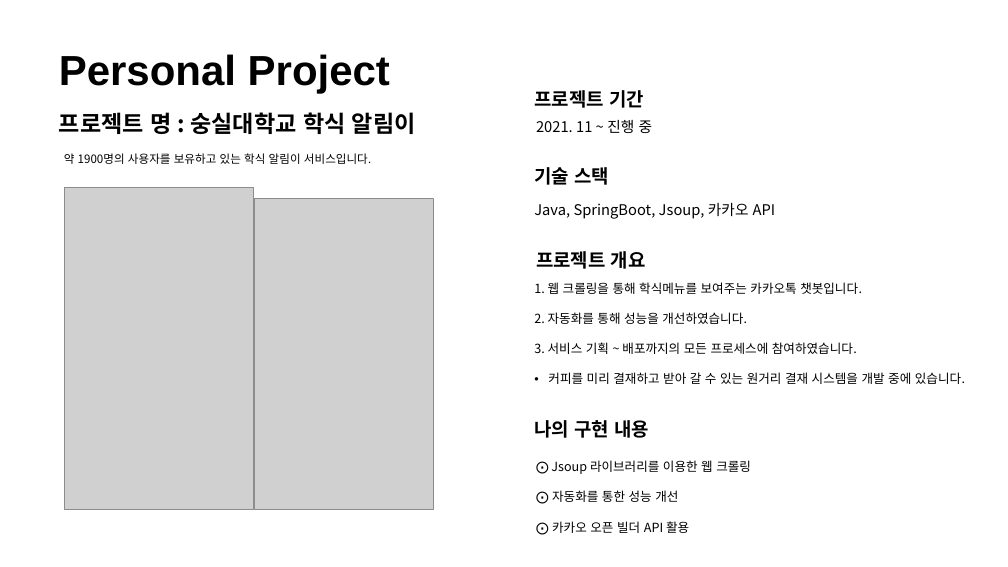
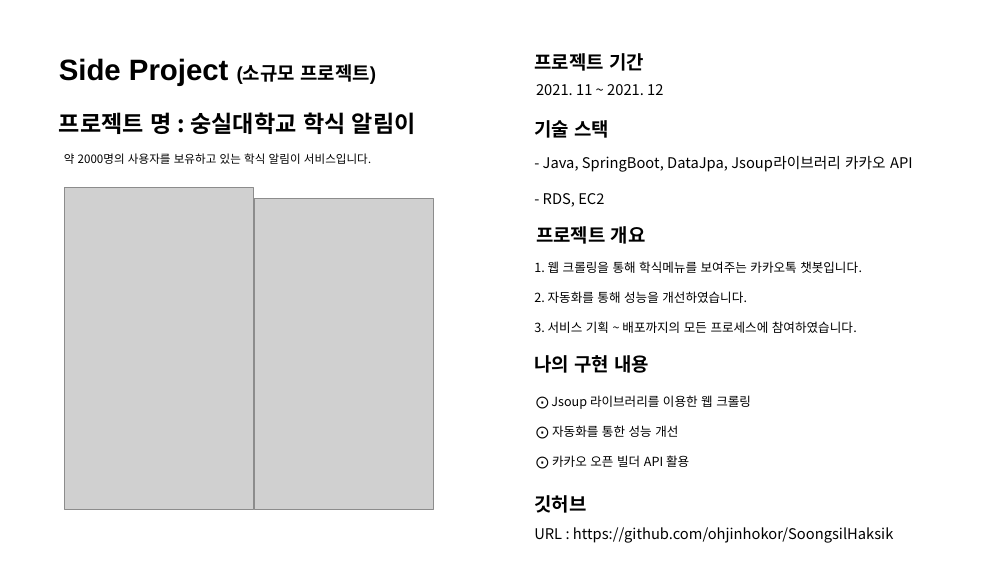
Before and after one commit to ohjinhokor/PortFolio, a slide deck: slide 6 of 오진호 포트폴리오.pptx (slide 4 before the commit). Drawn at 1008x567 pixels with LibreOffice and Linux fonts; fonts in the diff are those of the drawing; grey boxes stand for pictures; background and template pictures are left out. Boxes give left, top, right and bottom in pixels: in the first picture for what was removed or moved away, otherwise in the second. Text is boxed around its words. In the diff, an @@ line names an element or a change of style, - is before the commit and + after.

```diff
--- a/오진호 포트폴리오.pptx
+++ b/오진호 포트폴리오.pptx
@@ text at <box>59,58,376,86</box>: text changed; size 40 to 28 pt @@
-Personal Project
+Side Project (소규모 프로젝트)
@@ text "프로젝트 기간": place and size @@
-text "프로젝트 기간" at <box>534,90,644,108</box>
+text "프로젝트 기간" at <box>534,53,644,71</box>
@@ text at <box>536,84,663,95</box>: text changed @@
-2021. 11 ~ 진행 중
+2021. 11 ~ 2021. 12
@@ text "기술 스택": place and size @@
-text "기술 스택" at <box>534,167,609,185</box>
+text "기술 스택" at <box>534,120,609,138</box>
@@ text at <box>64,153,371,164</box>: text changed @@
-약 1900명의 사용자를 보유하고 있는 학식 알림이 서비스입니다.
+약 2000명의 사용자를 보유하고 있는 학식 알림이 서비스입니다.
@@ text at <box>543,156,913,207</box>: text changed @@
-Java, SpringBoot, Jsoup, 카카오 API
+- Java, SpringBoot, DataJpa, Jsoup라이브러리 카카오 API
+- RDS, EC2
@@ text "프로젝트 개요": place and size @@
-text "프로젝트 개요" at <box>536,251,646,269</box>
+text "프로젝트 개요" at <box>536,226,646,244</box>
@@ text "1. 웹 크롤링을 통해 학식메뉴를 ...": place and size @@
-text "1. 웹 크롤링을 통해 학식메뉴를 ..." at <box>534,282,965,384</box>
+text "1. 웹 크롤링을 통해 학식메뉴를 ..." at <box>534,261,862,333</box>
@@ text "나의 구현 내용": place and size @@
-text "나의 구현 내용" at <box>534,420,649,438</box>
+text "나의 구현 내용" at <box>534,355,649,373</box>
@@ text at <box>548,372,965,384</box>: paragraph removed @@
-• 커피를 미리 결재하고 받아 갈 수 있는 원거리 결재 시스템을 개발 중에 있습니다.
@@ text "⨀ Jsoup 라이브러리를 이용한 웹 ...": place and size @@
-text "⨀ Jsoup 라이브러리를 이용한 웹 ..." at <box>551,460,751,533</box>
+text "⨀ Jsoup 라이브러리를 이용한 웹 ..." at <box>551,395,751,467</box>
@@ text added at <box>535,495,587,513</box>, 18 pt, text #000000, bold @@
+깃허브
@@ text added at <box>534,527,893,543</box>, 14 pt, text #000000 @@
+URL : https://github.com/ohjinhokor/SoongsilHaksik
```
Also in this commit, not shown: 3 other slides changed, 3 slides added, 4 slides removed, 1 other file.
